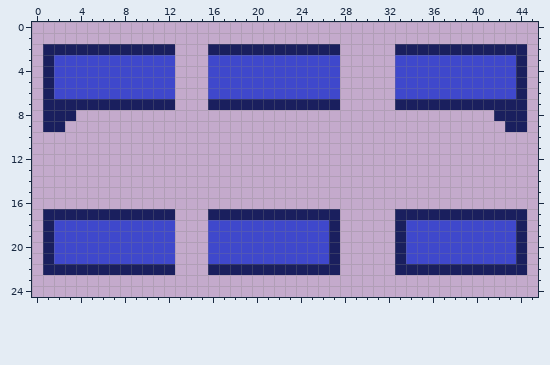
Two states of a pixel-art sprite, Assets/Images/Platform Pallete.png. The first picture shows the starting point.
The file is 40x40 pixels. Shown: x 0..45, y 0..24. The old version is drawn lined up with the new one.
And afterwards:
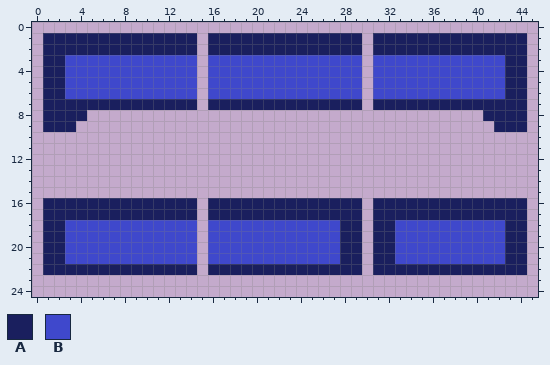
Palette (. is transparent): A #1a1f5e  B #3f48cc
The exact change:
canvas 40x40 -> 46x46; drawings rearranged on the sheet (the old picture shows each at its new place)
y 1: x 1..14 .............. -> AAAAAAAAAAAAAA; x 16..29 .............. -> AAAAAAAAAAAAAA; x 31..44 .............. -> AAAAAAAAAAAAAA
y 2: x 13..14 .. -> AA; x 28..29 .. -> AA; x 31..32 .. -> AA
y 3..6: x 2 B -> A; x 13..14 .. -> BB; x 28..29 .. -> BB; x 31..32 .. -> BB; x 43 B -> A
y 7: x 13..14 .. -> AA; x 28..29 .. -> AA; x 31..32 .. -> AA
y 8: x 4 . -> A; x 41 . -> A
y 9: x 3 . -> A; x 42 . -> A
y 16: x 1..14 .............. -> AAAAAAAAAAAAAA; x 16..29 .............. -> AAAAAAAAAAAAAA; x 31..44 .............. -> AAAAAAAAAAAAAA
y 17: x 13..14 .. -> AA; x 28..29 .. -> AA; x 31..32 .. -> AA
y 18..21: x 2 B -> A; x 13..14 .. -> BB; x 27..29 A.. -> BAA; x 31..33 ..A -> AAB; x 43 B -> A
y 22: x 13..14 .. -> AA; x 28..29 .. -> AA; x 31..32 .. -> AA
